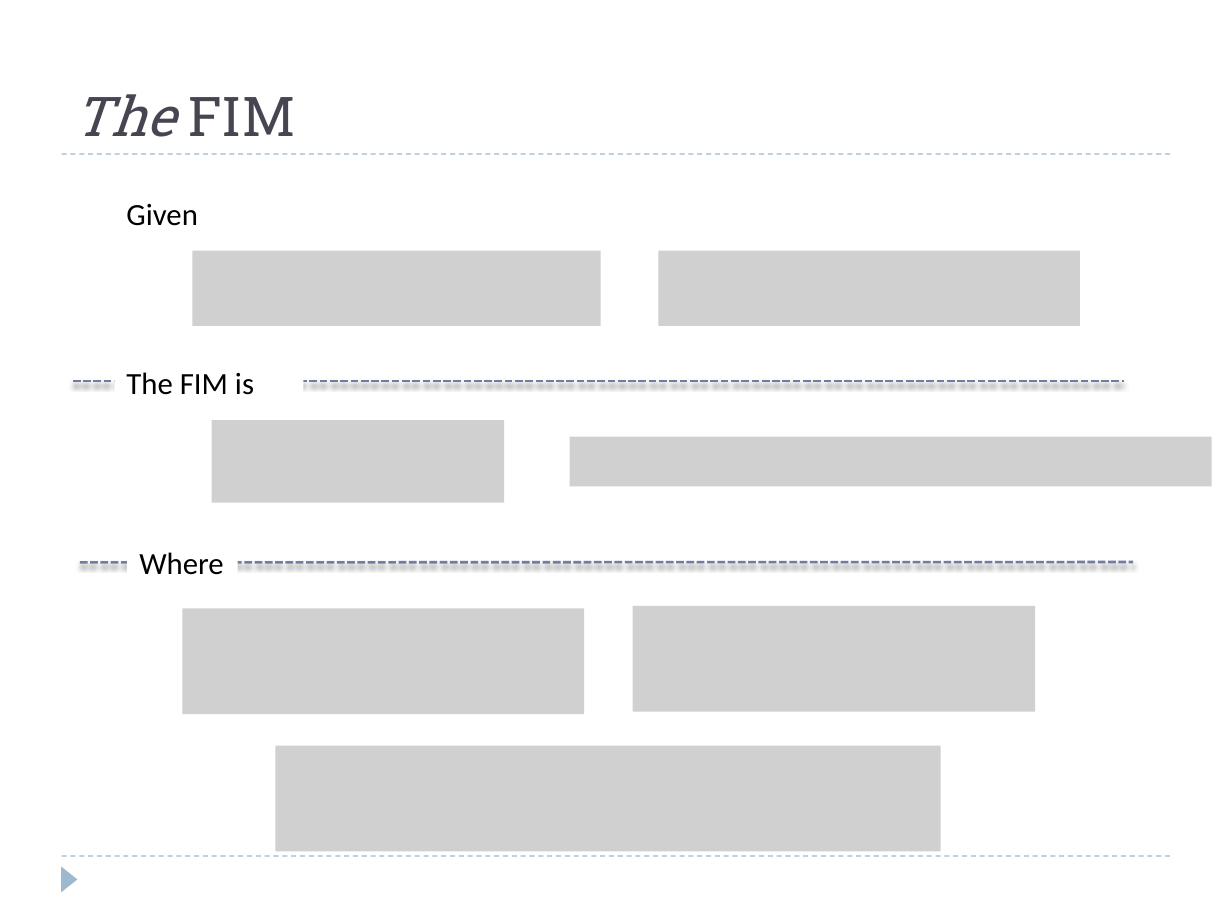
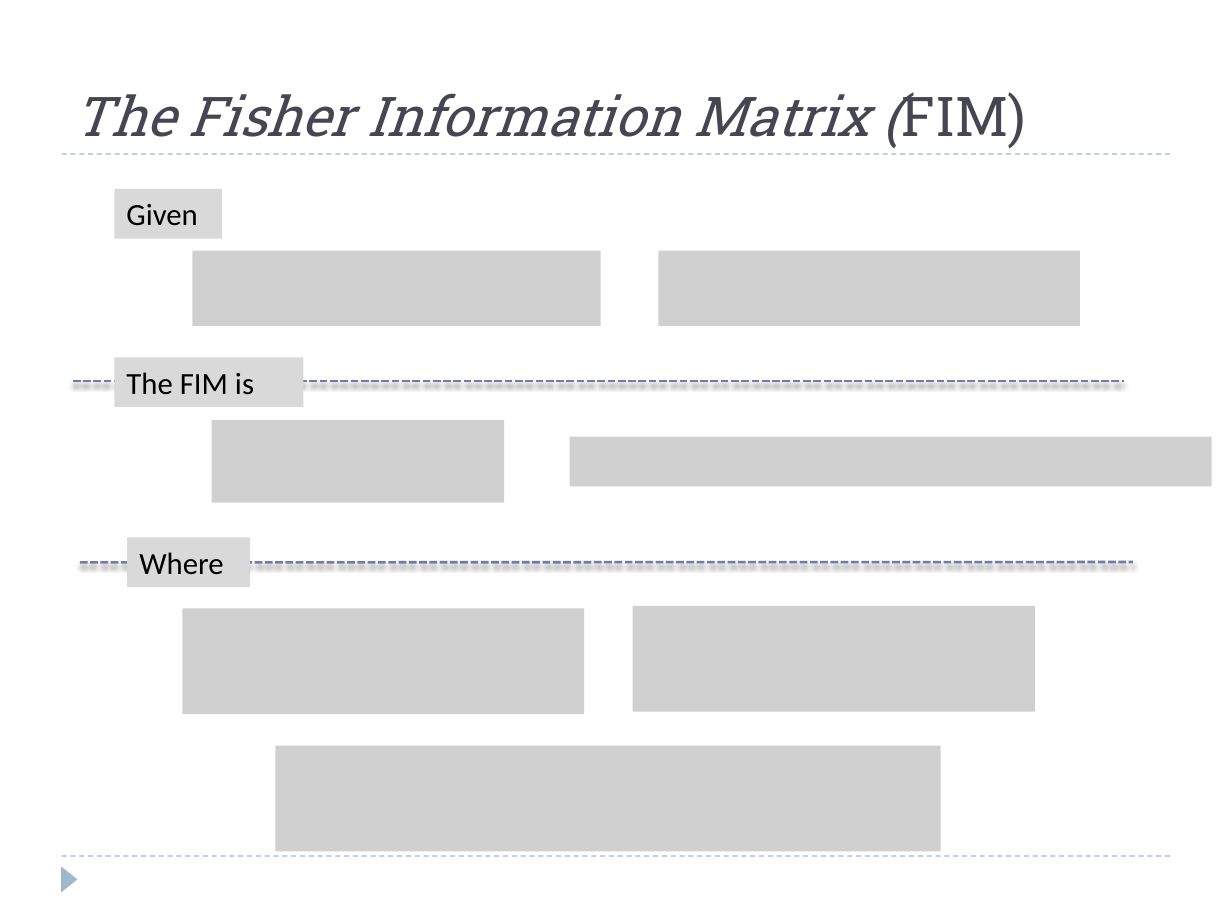
Before and after one commit to josh-gleason/CS679, a slide deck: slide 12 of Presentation/CS679Presentation2.pptx. Drawn at 1232x924 pixels with LibreOffice and Linux fonts; fonts in the diff are those of the drawing; grey boxes stand for pictures. Boxes give left, top, right and bottom in pixels: in the first picture for what was removed or moved away, otherwise in the second. Text is boxed around its words. In the diff, an @@ line names an element or a change of style, - is before the commit and + after.

```diff
--- a/Presentation/CS679Presentation2.pptx
+++ b/Presentation/CS679Presentation2.pptx
@@ title at box(74, 92, 1026, 148): text changed @@
-The FIM
+The Fisher Information Matrix (FIM)
@@ rectangle "Given": place and size @@
-rectangle "Given" at box(126, 204, 198, 226)
+rectangle "Given" at box(115, 188, 222, 238)
@@ rectangle "The FIM is": place and size @@
-rectangle "The FIM is" at box(126, 372, 254, 395)
+rectangle "The FIM is" at box(115, 357, 303, 407)
@@ fill none to #D9D9D9 in 3 elements at box(115, 357, 303, 407), box(115, 188, 222, 238), box(127, 537, 250, 586) @@
@@ rectangle "Where": place and size @@
-rectangle "Where" at box(139, 552, 223, 575)
+rectangle "Where" at box(127, 537, 250, 586)
```
Also in this commit, not shown: 7 other slides changed.
